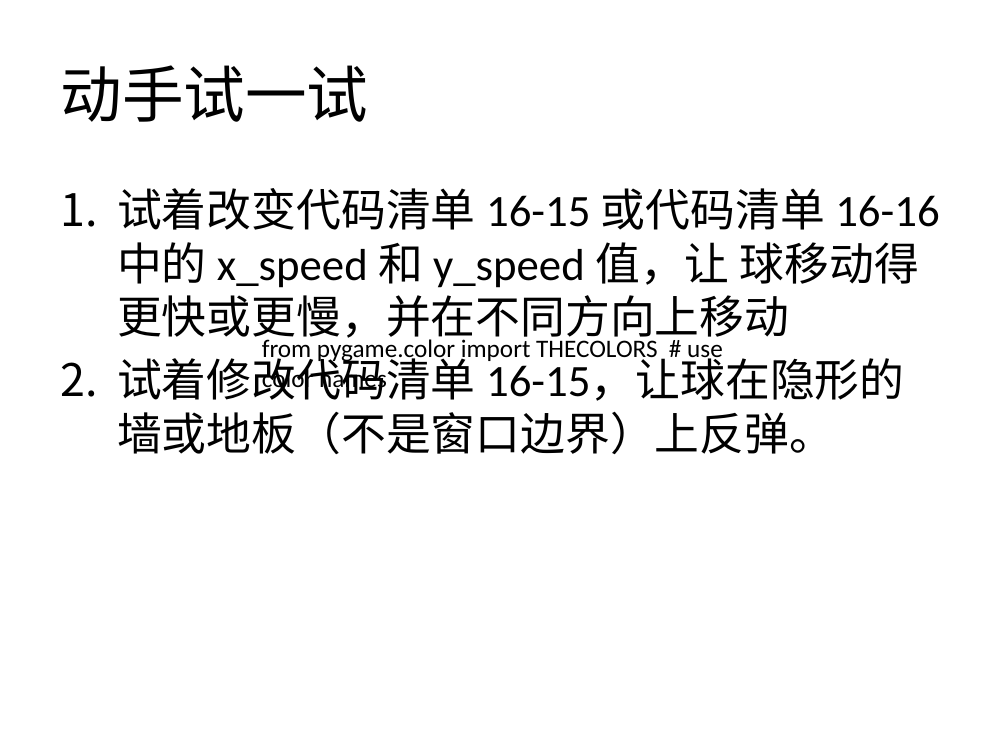
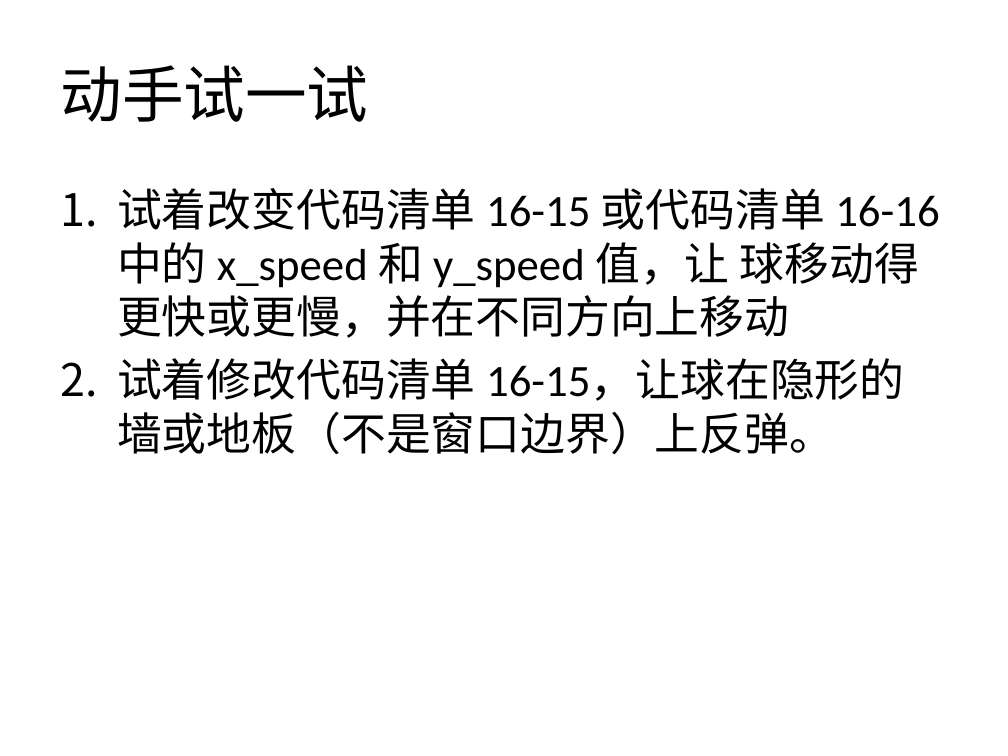
Before and after one commit to zhinan18/Python3, a slide deck: slide 153 of readme/Python3.pptx. Drawn at 1008x756 pixels with LibreOffice and Linux fonts; fonts in the diff are those of the drawing. Boxes give left, top, right and bottom in pixels: in the first picture for what was removed or moved away, otherwise in the second. Text is boxed around its words. In the diff, an @@ line names an element or a change of style, - is before the commit and + after.

```diff
--- a/readme/Python3.pptx
+++ b/readme/Python3.pptx
@@ text removed at [262,336,723,394] @@
-from pygame.color import THECOLORS # use color names
```
Also in this commit, not shown: 1 other slide changed, 10 slides added, 7 other files.
